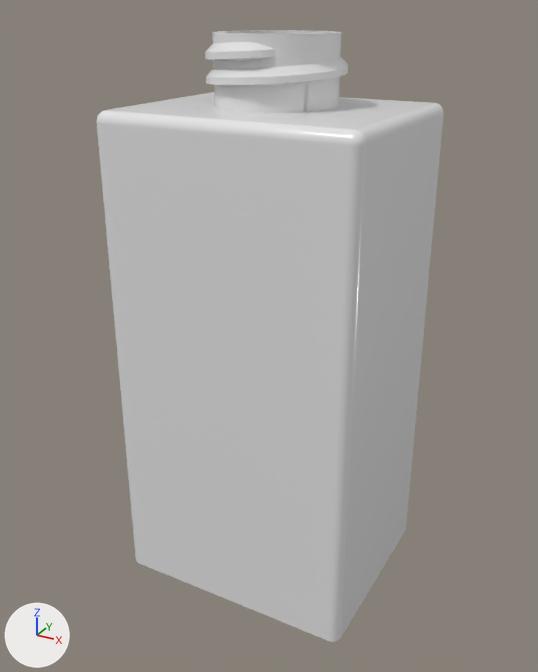
An edit to the glTF model dist/models/klee.glb, drawn before and after from the same camera.
Both versions are drawn from a camera (50 mm lens) standing at (0.528, -0.883, 0.892) and looking at (0.005, 0.068, 0.417). The axes (+X, +Y, +Z) are drawn at lower left. The lights are the same throughout. Vertices at the same position are counted once.

The first picture shows 'klee'.
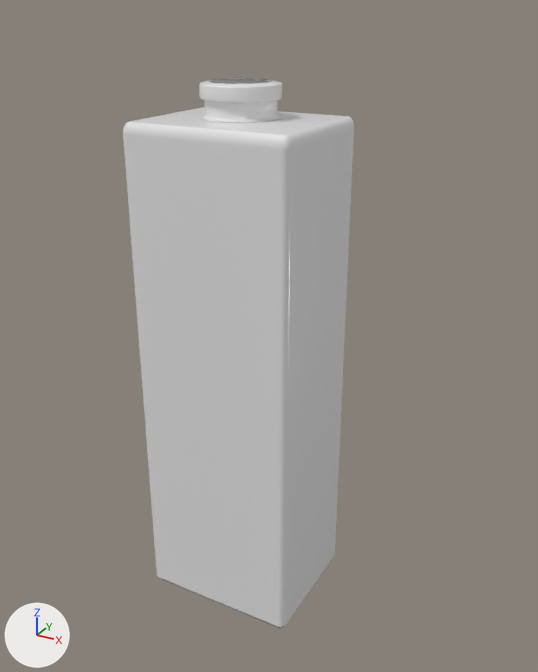
Changed parts and their boxes (x1, y1, x2, y2) in the pictures (538 x 672 px):
'klee', reshaped, moved, rescaled (34% narrower, 10% shorter)
    before: (96, 30, 444, 642)
    after: (123, 78, 354, 629)
part 1 of me_mesh_013, cut back
    before: (205, 30, 348, 118)
    after: (199, 78, 282, 123)

Diff of the bpy script that builds the scene:
```diff
--- a/dist/models/klee.glb.py
+++ b/dist/models/klee.glb.py
@@ me_mesh_013 @@
 # used by ob_klee; location = (0.008, 0.085, 0.462); rotation_euler = (1.571, 0.0, 0.0), in degrees (90, 0, 0); scale = (0.01, 0.01, 0.01)
-me_mesh_013.from_pydata(...)  # 4075 vertices, 7874 faces; spans x -19.8..19.8, y -47.6..40.1, z -16.5..16.5
+me_mesh_013.from_pydata(...)  # 2542 vertices, 4948 faces; spans x -19.8..19.8, y -47.6..35.3, z -16.5..16.5
+# me_mesh_013 part 1: 19 vertices moved from x -6.9..8.1, y 34.9..40.1, z -3.3..8.3 to x 0.0..8.7, y 30.6..34.9, z -8.7..8.7; 1994 vertices removed from x -9.8..9.8, y 30.6..40.1, z -9.8..9.8; 461 vertices added at x -8.7..8.7, y 30.6..35.3, z -8.7..8.7
 me_mesh_013.materials.append(mat_myglass)
@@ ob_klee @@
 ob_klee = bpy.data.objects.new('klee', me_mesh_013)
-ob_klee.location = (0.008, 0.085, 0.462)
+ob_klee.location = (0.0, 0.0, 0.462)
 ob_klee.rotation_euler = (1.571, 0.0, 0.0)  # degrees (90, 0, 0)
-ob_klee.scale = (0.01, 0.01, 0.01)
+ob_klee.scale = (0.00624, 0.00974, 0.00622)
```
